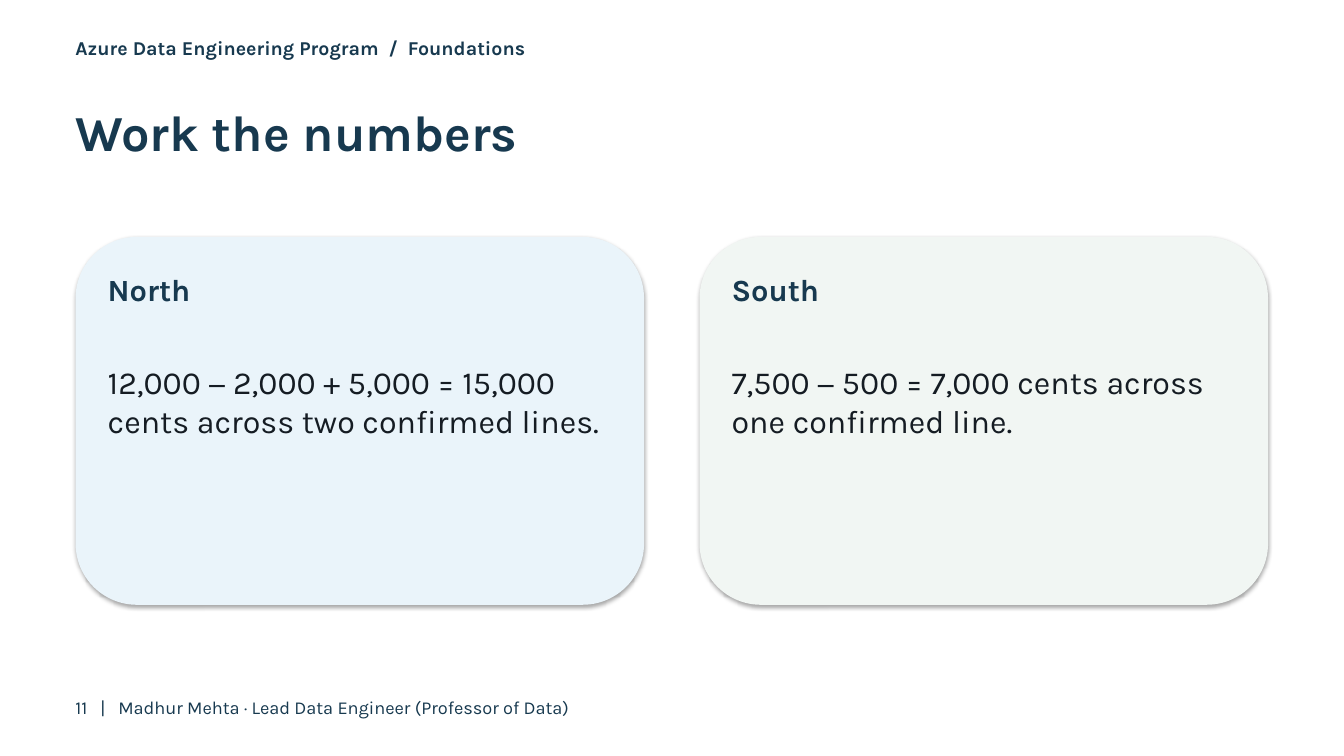
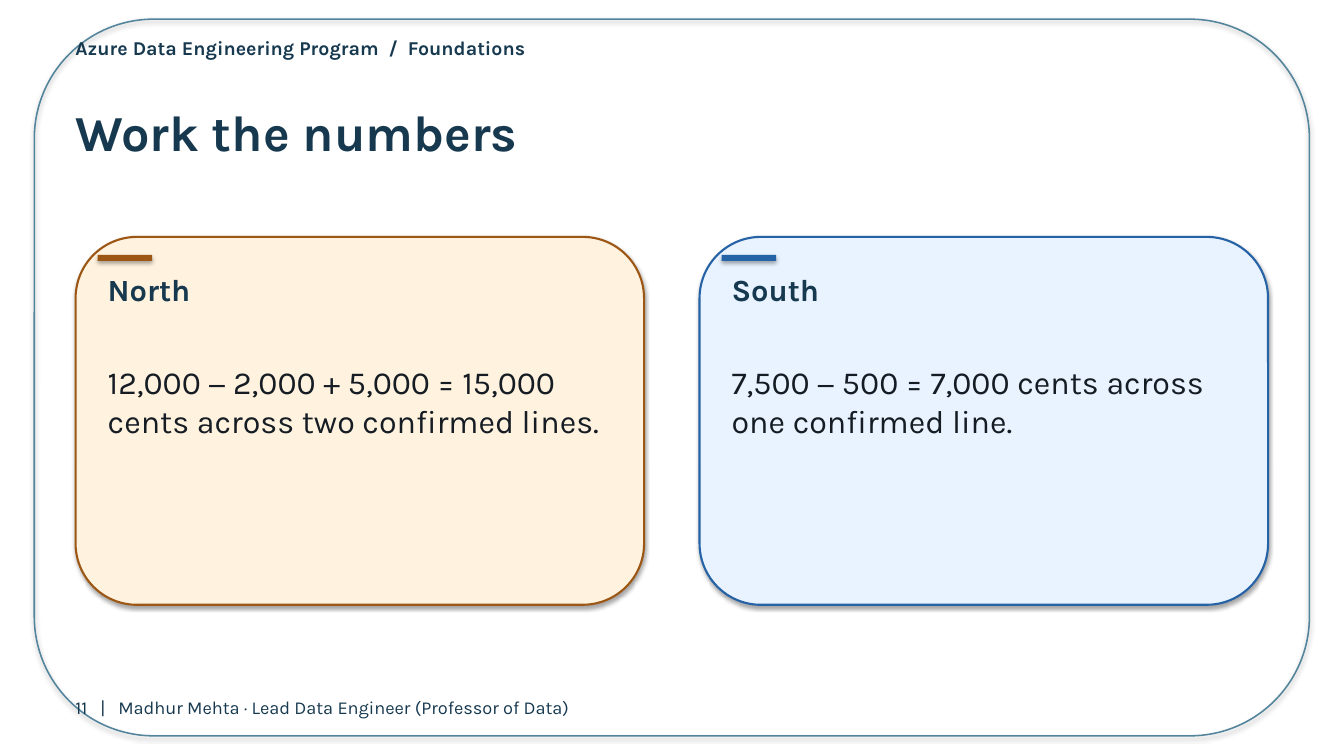
Before and after one commit to Techskills-Aus/azure-data-engineering, a slide deck: slide 11 of 01-data-engineering-foundations/02-oltp-olap-etl-elt/presentation/day02-processing.pptx. Drawn at 1344x756 pixels with LibreOffice and Linux fonts; fonts in the diff are those of the drawing. Boxes give left, top, right and bottom in pixels: in the first picture for what was removed or moved away, otherwise in the second. Text is boxed around its words. In the diff, an @@ line names an element or a change of style, - is before the commit and + after.

```diff
--- a/01-data-engineering-foundations/02-oltp-olap-etl-elt/presentation/day02-processing.pptx
+++ b/01-data-engineering-foundations/02-oltp-olap-etl-elt/presentation/day02-processing.pptx
@@ rounded rectangle added at [34, 19, 1310, 736], outline #52849B 1.1 pt @@
@@ rounded rectangle at [76, 237, 644, 605]: fill #EAF4FA to #FFF2DE; outline none to #9D5715 1.5 pt @@
@@ rounded rectangle at [700, 237, 1268, 605]: fill #F1F6F3 to #E8F3FF; outline none to #2563A6 1.5 pt @@
@@ rectangle added at [98, 255, 152, 261], fill #9D5715 @@
@@ rectangle added at [722, 255, 776, 261], fill #2563A6 @@
```
Also in this commit, not shown: 15 other slides changed, 2 slides added, 3 other files.
